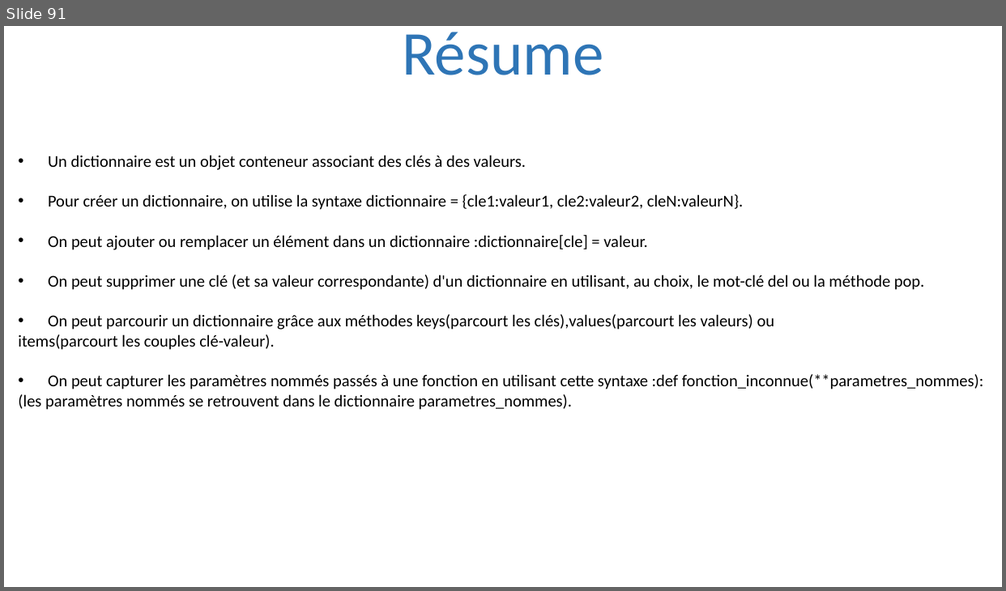
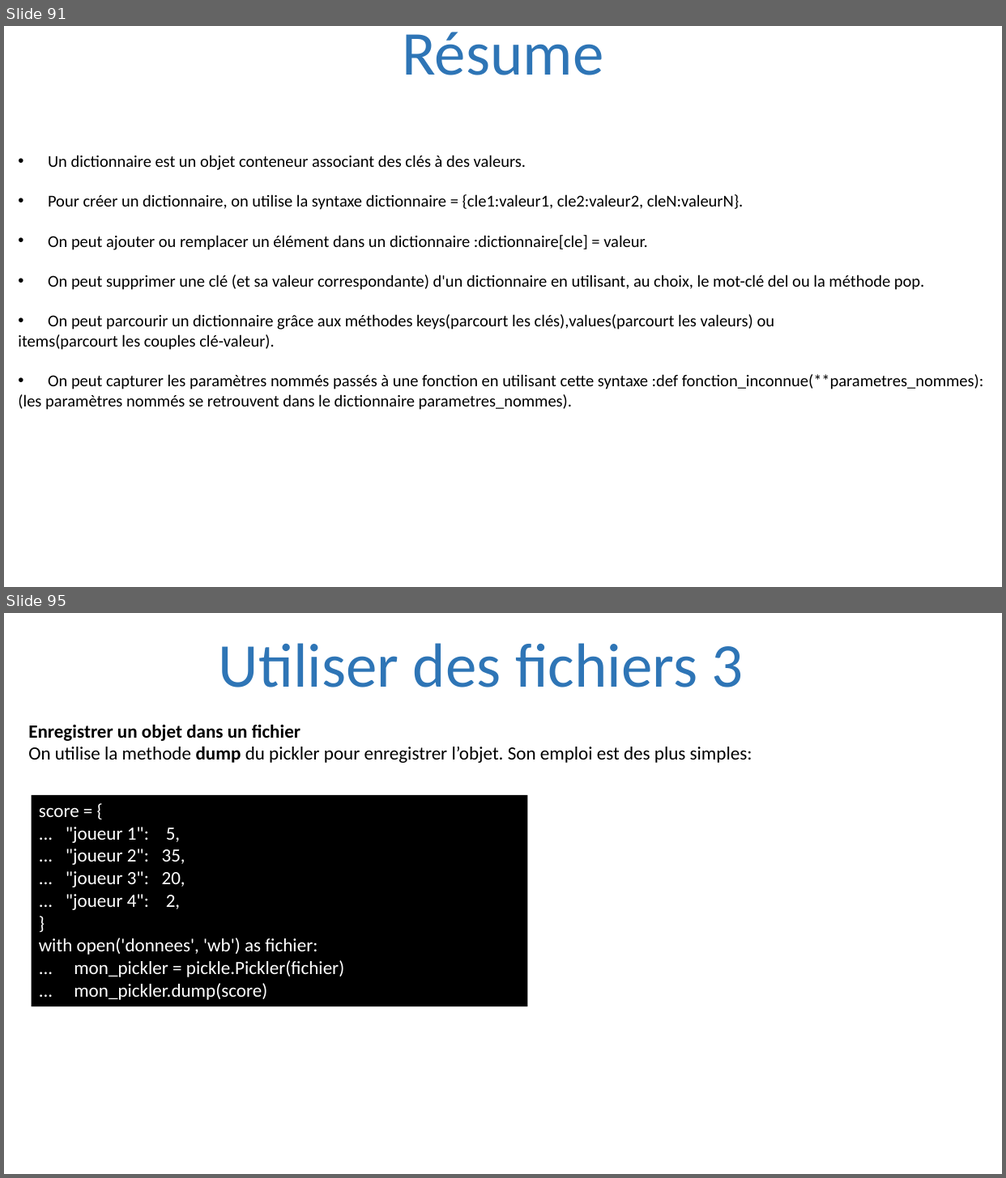
Before and after one commit to julienPalleau/PythonDoc, a slide deck: Python-resume.pptx. Shown one above the other, each under a label of ours: slide 91 before the commit, slides 91 and 95 after it; the slides between them are not shown. The pictures are 1006x591 and 1006x1178 pixels, drawn with LibreOffice and Linux fonts; fonts in the diff are those of the drawing. Boxes give left, top, right and bottom in pixels: in the first picture for what was removed or moved away, otherwise in the second. Text is boxed around its words. In the diff, an @@ line names an element or a change of style, - is before the commit and + after.

```diff
--- a/Python-resume.pptx
+++ b/Python-resume.pptx
@@ slide 95 added at box(4, 613, 1002, 1174), background #FFFFFF @@
@@ title added at box(219, 643, 744, 688), 60 pt, text #2E75B6 @@
+Utiliser des fichiers 3
@@ text added at box(28, 724, 752, 763), 18 pt, text #000000 @@
+Enregistrer un objet dans un fichier
+On utilise la methode dump du pickler pour enregistrer l’objet. Son emploi est des plus simples:
@@ rectangle added at box(31, 795, 527, 1007), fill #000000, 18 pt, text #FFFFFF @@
+score = {
+... "joueur 1": 5,
+... "joueur 2": 35,
+... "joueur 3": 20,
+... "joueur 4": 2,
+}
+with open('donnees', 'wb') as fichier:
+... mon_pickler = pickle.Pickler(fichier)
+... mon_pickler.dump(score)
```
Also in this commit, not shown: 5 other slides added.
